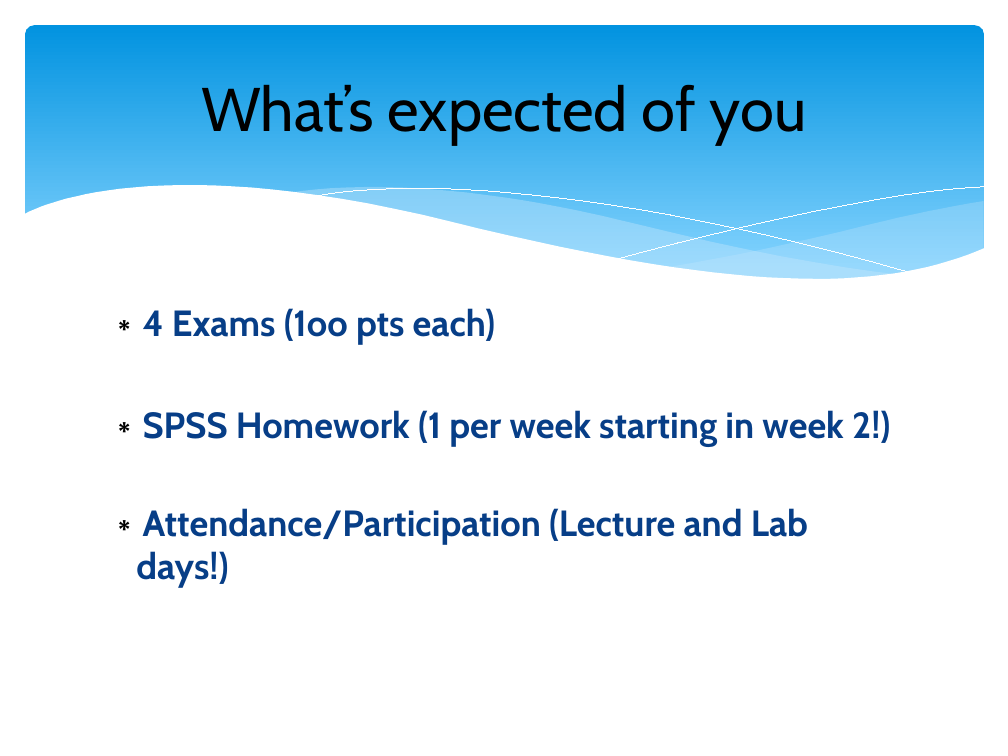
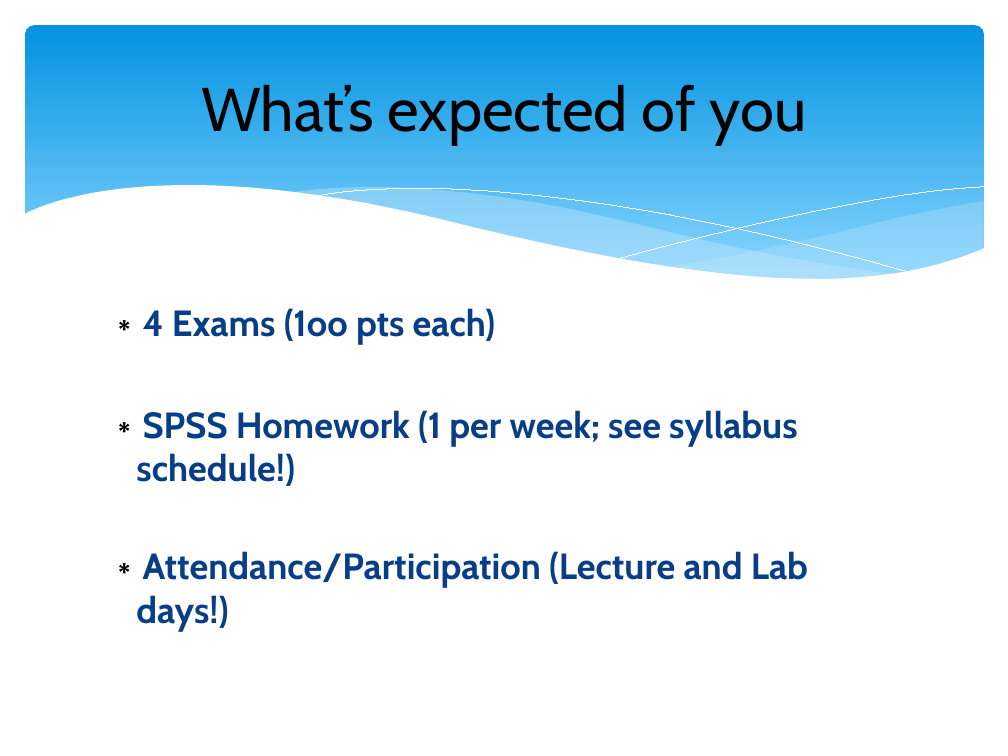
Before and after one commit to npm27/Teaching-Materials, a slide deck: slide 6 of Stats/Slides/0 First Day Info.pptx. Drawn at 1008x756 pixels with LibreOffice and Linux fonts; fonts in the diff are those of the drawing. Boxes give left, top, right and bottom in pixels: in the first picture for what was removed or moved away, otherwise in the second. Text is boxed around its words. In the diff, an @@ line names an element or a change of style, - is before the commit and + after.

```diff
--- a/Stats/Slides/0 First Day Info.pptx
+++ b/Stats/Slides/0 First Day Info.pptx
@@ text at (136, 410, 797, 486): text changed @@
-∗ SPSS Homework (1 per week starting in week 2!)
+∗ SPSS Homework (1 per week; see syllabus schedule!)
```
Also in this commit, not shown: 4 other slides changed, 43 other files.
